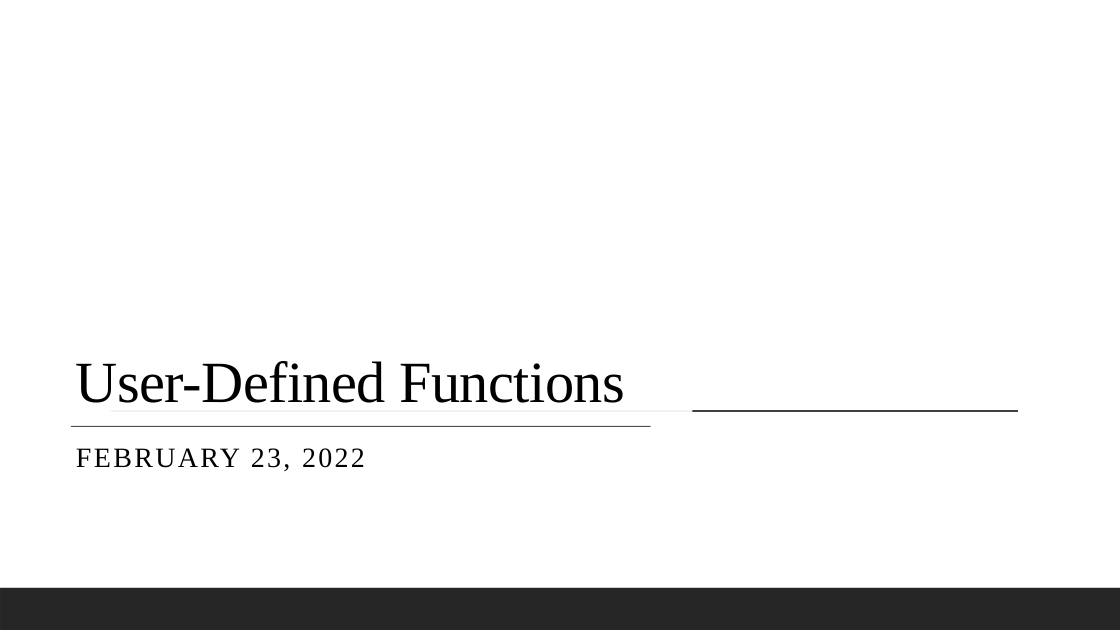
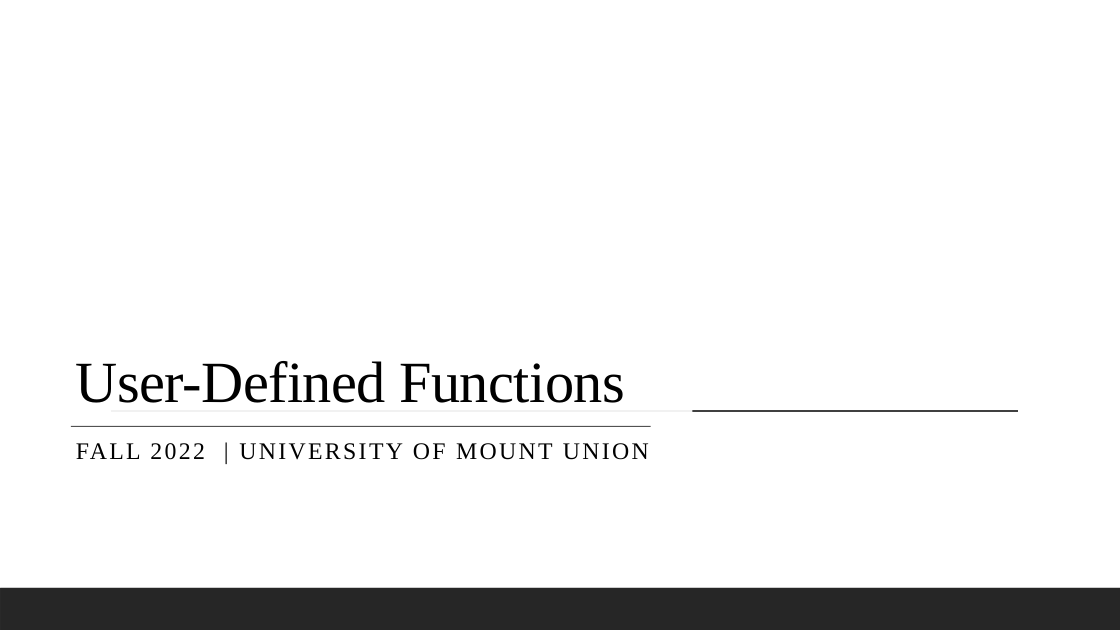
Before and after one commit to cs-courses-mountunion/CSC108Fall2022, a slide deck: slide 1 of lecnotes/lecture07.pptx. Drawn at 1120x630 pixels with LibreOffice and Linux fonts; fonts in the diff are those of the drawing; background and template pictures are left out. Boxes give left, top, right and bottom in pixels: in the first picture for what was removed or moved away, otherwise in the second. Text is boxed around its words. In the diff, an @@ line names an element or a change of style, - is before the commit and + after.

```diff
--- a/lecnotes/lecture07.pptx
+++ b/lecnotes/lecture07.pptx
@@ subtitle at (76, 443, 649, 460): text changed; size 24 to 20.4 pt @@
-FEBRUARY 23, 2022
+FALL 2022 | UNIVERSITY OF MOUNT UNION
```
Also in this commit, not shown: 1 other file.
